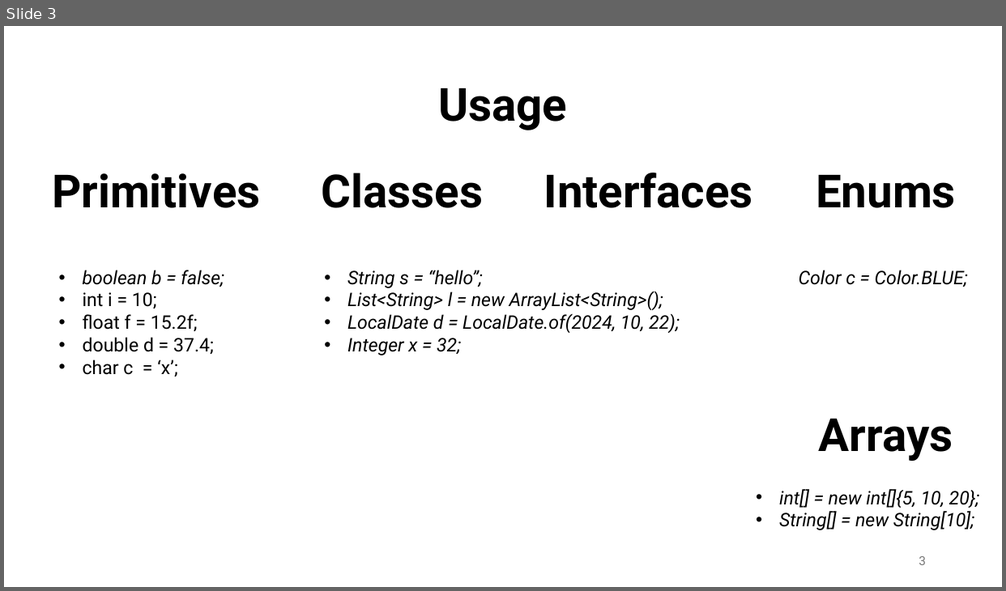
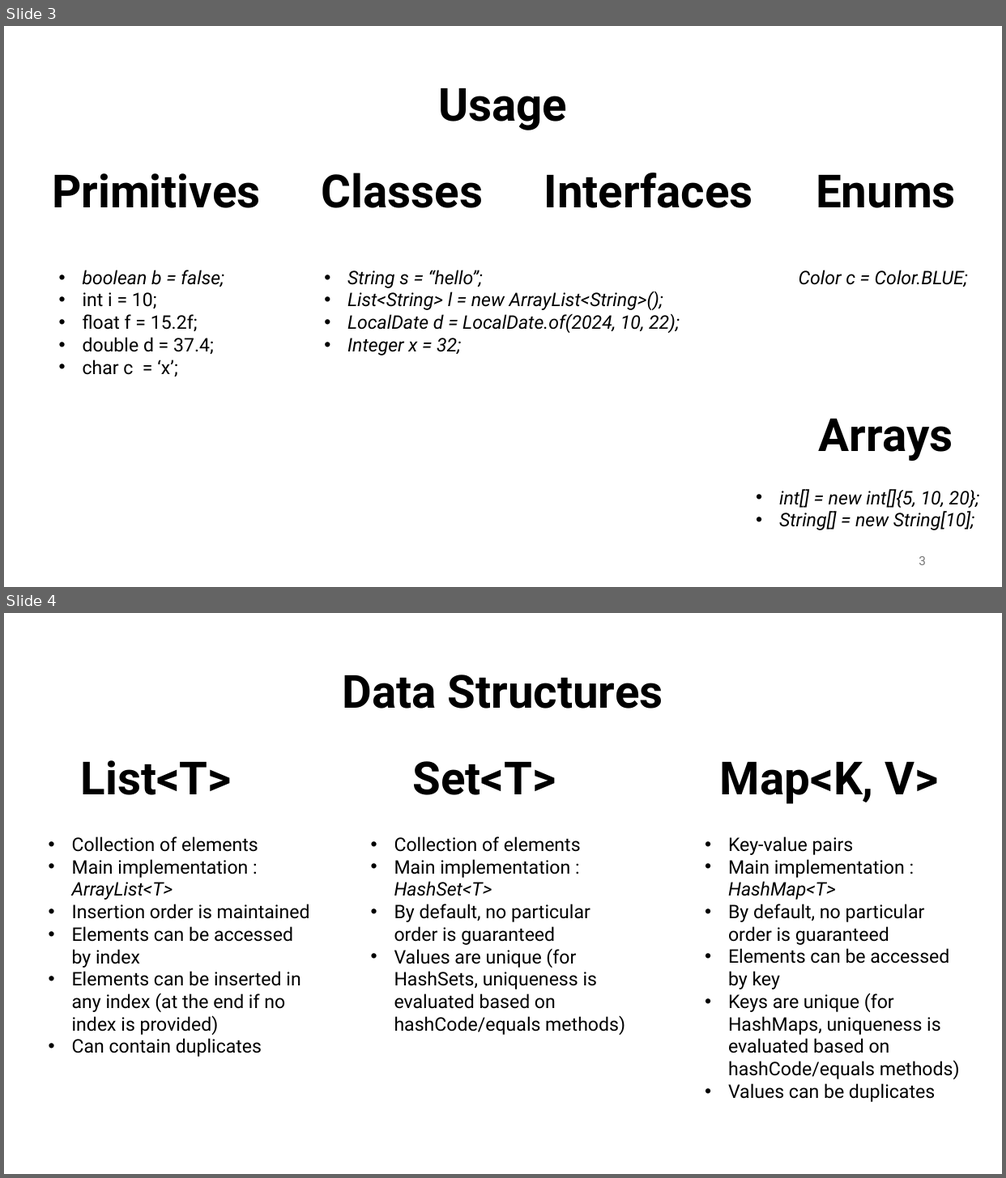
Before and after one commit to aminebag/distributed_systems, a slide deck: java.pptx. Shown one above the other, each under a label of ours: slide 3 before the commit, slides 3 and 4 after it. The pictures are 1006x591 and 1006x1178 pixels, drawn with LibreOffice and Linux fonts; fonts in the diff are those of the drawing. Boxes give left, top, right and bottom in pixels: in the first picture for what was removed or moved away, otherwise in the second. Text is boxed around its words. In the diff, an @@ line names an element or a change of style, - is before the commit and + after.

```diff
--- a/java.pptx
+++ b/java.pptx
@@ slide 4 added at bbox=[4, 613, 1002, 1174], background #FFFFFF @@
@@ text added at bbox=[343, 675, 663, 709], 44 pt, text #000000, bold @@
+Data Structures
@@ text added at bbox=[81, 760, 232, 795], 44 pt, text #000000, bold @@
+List<T>
@@ text added at bbox=[413, 761, 556, 795], 44 pt, text #000000, bold @@
+Set<T>
@@ text added at bbox=[720, 762, 939, 804], 44 pt, text #000000, bold @@
+Map<K, V>
@@ text added at bbox=[72, 837, 310, 1057], 18 pt, text #000000 @@
+• Collection of elements
+• Main implementation : ArrayList<T>
+• Insertion order is maintained
+• Elements can be accessed by index
+• Elements can be inserted in any index (at the end if no index is provided)
+• Can contain duplicates
@@ text added at bbox=[394, 837, 625, 1035], 18 pt, text #000000 @@
+• Collection of elements
+• Main implementation : HashSet<T>
+• By default, no particular order is guaranteed
+• Values are unique (for HashSets, uniqueness is evaluated based on hashCode/equals methods)
@@ text added at bbox=[728, 837, 960, 1102], 18 pt, text #000000 @@
+• Key-value pairs
+• Main implementation : HashMap<T>
+• By default, no particular order is guaranteed
+• Elements can be accessed by key
+• Keys are unique (for HashMaps, uniqueness is evaluated based on hashCode/equals methods)
+• Values can be duplicates
```
Also in this commit, not shown: 6 slides changed, 6 other slides added, 1 slide removed, 1 other file.
